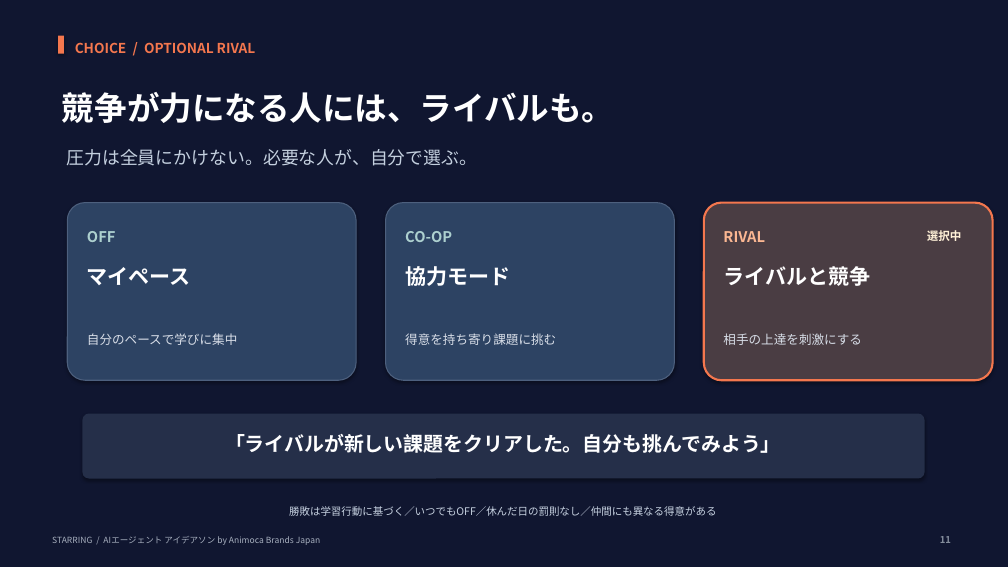
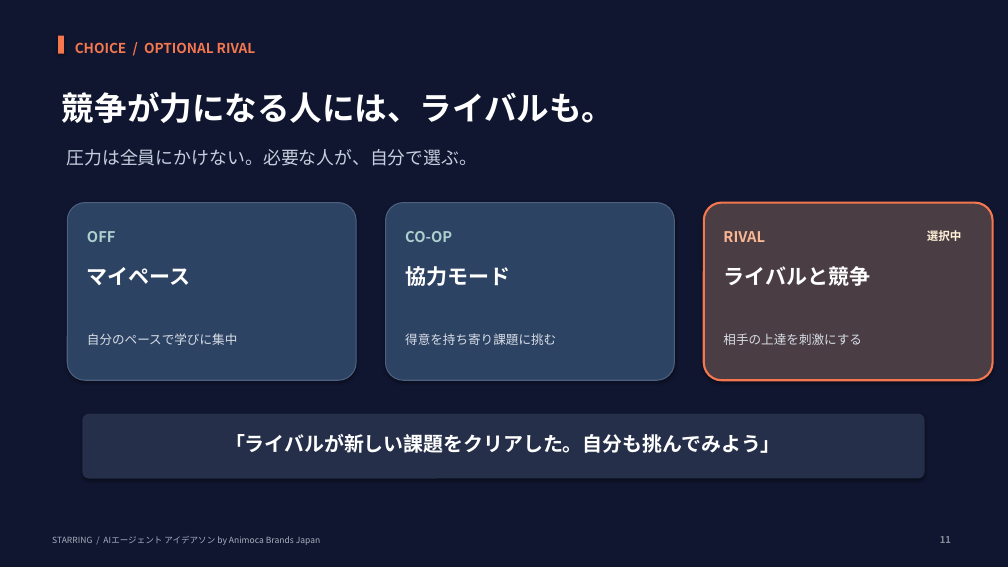
Before and after one commit to zpx9/a1, a slide deck: slide 11 of STARRING_final.pptx. Drawn at 1008x567 pixels with LibreOffice and Linux fonts; fonts in the diff are those of the drawing. Boxes give left, top, right and bottom in pixels: in the first picture for what was removed or moved away, otherwise in the second. Text is boxed around its words. In the diff, an @@ line names an element or a change of style, - is before the commit and + after.

```diff
--- a/STARRING_final.pptx
+++ b/STARRING_final.pptx
@@ text removed at [289,506,716,516] @@
-勝敗は学習行動に基づく／いつでもOFF／休んだ日の罰則なし／仲間にも異なる得意がある
```
Also in this commit, not shown: 3 other slides changed, 1 other file.
